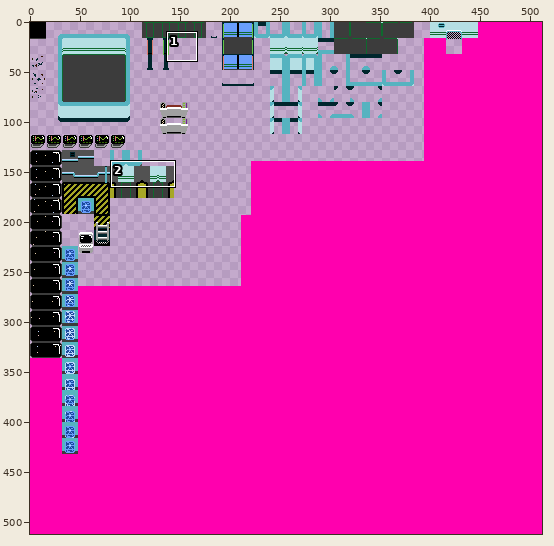
File history of a sprite sheet, Assets/Resources/Sprites/tileset.png. The picture above shows the old version from afar; the outline marks the close-up.
Close-up. Before:
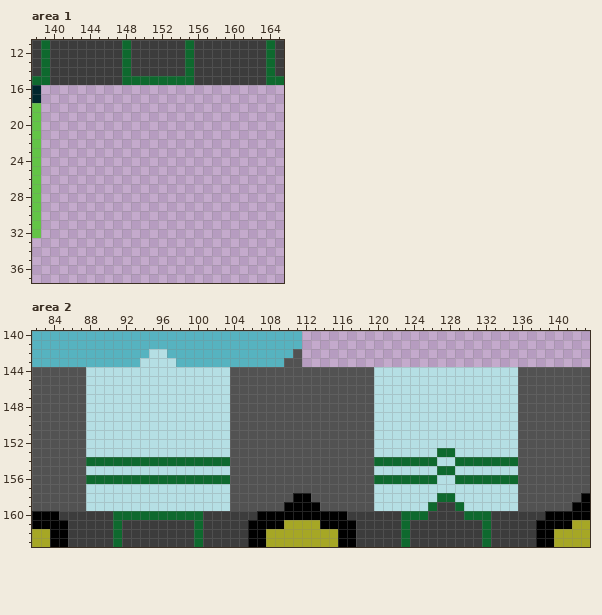
The file is 512x512 pixels. Shown: area 1: x 138..165, y 11..37; area 2: x 82..143, y 140..163.
And afterwards:
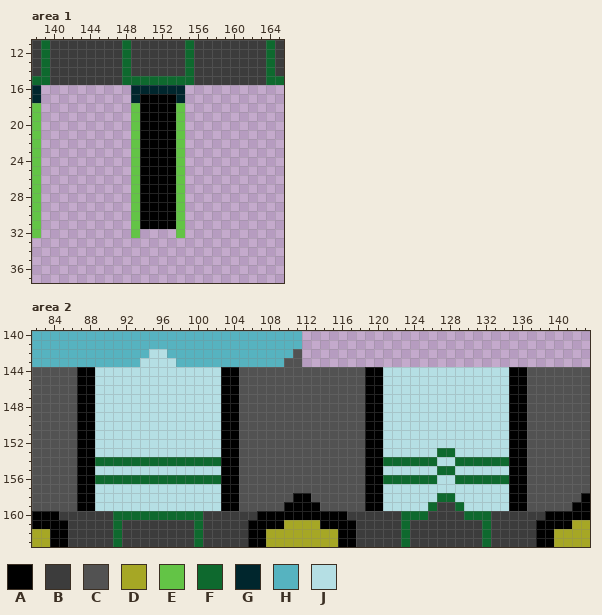
Palette (. is transparent): A #000000  B #3c3c3c  C #525252  D #a6a725  E #63c446  F #0e692e  G #00262d  H #56b3c0  J #b5dfe4
Commit: Update tileset.png Fixed missing door tile
Difference:
--- area 1
@@ x 147..156 @@
 15 BFFFFFFFFB
-16 ..........
-17 ..........
-18 ..........
-19 ..........
-20 ..........
-21 ..........
-22 ..........
-23 ..........
-24 ..........
-25 ..........
-26 ..........
-27 ..........
-28 ..........
-29 ..........
-30 ..........
-31 ..........
-32 ..........
+16 ..GGGGGG..
+17 ..GAAAAG..
+18 ..EAAAAE..
+19 ..EAAAAE..
+20 ..EAAAAE..
+21 ..EAAAAE..
+22 ..EAAAAE..
+23 ..EAAAAE..
+24 ..EAAAAE..
+25 ..EAAAAE..
+26 ..EAAAAE..
+27 ..EAAAAE..
+28 ..EAAAAE..
+29 ..EAAAAE..
+30 ..EAAAAE..
+31 ..EAAAAE..
+32 ..E....E..
 33 ..........
--- area 2
@@ x 82..143 @@
 143 HHHHHHHHHHHHJJJJHHHHHHHHHHHHCC................................
-144 CCCCCCJJJJJJJJJJJJJJJJCCCCCCCCCCCCCCCCJJJJJJJJJJJJJJJJCCCCCCCC
-145 CCCCCCJJJJJJJJJJJJJJJJCCCCCCCCCCCCCCCCJJJJJJJJJJJJJJJJCCCCCCCC
-146 CCCCCCJJJJJJJJJJJJJJJJCCCCCCCCCCCCCCCCJJJJJJJJJJJJJJJJCCCCCCCC
-147 CCCCCCJJJJJJJJJJJJJJJJCCCCCCCCCCCCCCCCJJJJJJJJJJJJJJJJCCCCCCCC
-148 CCCCCCJJJJJJJJJJJJJJJJCCCCCCCCCCCCCCCCJJJJJJJJJJJJJJJJCCCCCCCC
-149 CCCCCCJJJJJJJJJJJJJJJJCCCCCCCCCCCCCCCCJJJJJJJJJJJJJJJJCCCCCCCC
-150 CCCCCCJJJJJJJJJJJJJJJJCCCCCCCCCCCCCCCCJJJJJJJJJJJJJJJJCCCCCCCC
-151 CCCCCCJJJJJJJJJJJJJJJJCCCCCCCCCCCCCCCCJJJJJJJJJJJJJJJJCCCCCCCC
-152 CCCCCCJJJJJJJJJJJJJJJJCCCCCCCCCCCCCCCCJJJJJJJJJJJJJJJJCCCCCCCC
-153 CCCCCCJJJJJJJJJJJJJJJJCCCCCCCCCCCCCCCCJJJJJJJFFJJJJJJJCCCCCCCC
-154 CCCCCCFFFFFFFFFFFFFFFFCCCCCCCCCCCCCCCCFFFFFFFJJFFFFFFFCCCCCCCC
-155 CCCCCCJJJJJJJJJJJJJJJJCCCCCCCCCCCCCCCCJJJJJJJFFJJJJJJJCCCCCCCC
-156 CCCCCCFFFFFFFFFFFFFFFFCCCCCCCCCCCCCCCCFFFFFFFJJFFFFFFFCCCCCCCC
-157 CCCCCCJJJJJJJJJJJJJJJJCCCCCCCCCCCCCCCCJJJJJJJJJJJJJJJJCCCCCCCC
-158 CCCCCCJJJJJJJJJJJJJJJJCCCCCCCAACCCCCCCJJJJJJJFFJJJJJJJCCCCCCCA
-159 CCCCCCJJJJJJJJJJJJJJJJCCCCCCAAAACCCCCCJJJJJJFBBFJJJJJJCCCCCCAA
+144 CCCCCAAJJJJJJJJJJJJJJAACCCCCCCCCCCCCCAAJJJJJJJJJJJJJJAACCCCCCC
+145 CCCCCAAJJJJJJJJJJJJJJAACCCCCCCCCCCCCCAAJJJJJJJJJJJJJJAACCCCCCC
+146 CCCCCAAJJJJJJJJJJJJJJAACCCCCCCCCCCCCCAAJJJJJJJJJJJJJJAACCCCCCC
+147 CCCCCAAJJJJJJJJJJJJJJAACCCCCCCCCCCCCCAAJJJJJJJJJJJJJJAACCCCCCC
+148 CCCCCAAJJJJJJJJJJJJJJAACCCCCCCCCCCCCCAAJJJJJJJJJJJJJJAACCCCCCC
+149 CCCCCAAJJJJJJJJJJJJJJAACCCCCCCCCCCCCCAAJJJJJJJJJJJJJJAACCCCCCC
+150 CCCCCAAJJJJJJJJJJJJJJAACCCCCCCCCCCCCCAAJJJJJJJJJJJJJJAACCCCCCC
+151 CCCCCAAJJJJJJJJJJJJJJAACCCCCCCCCCCCCCAAJJJJJJJJJJJJJJAACCCCCCC
+152 CCCCCAAJJJJJJJJJJJJJJAACCCCCCCCCCCCCCAAJJJJJJJJJJJJJJAACCCCCCC
+153 CCCCCAAJJJJJJJJJJJJJJAACCCCCCCCCCCCCCAAJJJJJJFFJJJJJJAACCCCCCC
+154 CCCCCAAFFFFFFFFFFFFFFAACCCCCCCCCCCCCCAAFFFFFFJJFFFFFFAACCCCCCC
+155 CCCCCAAJJJJJJJJJJJJJJAACCCCCCCCCCCCCCAAJJJJJJFFJJJJJJAACCCCCCC
+156 CCCCCAAFFFFFFFFFFFFFFAACCCCCCCCCCCCCCAAFFFFFFJJFFFFFFAACCCCCCC
+157 CCCCCAAJJJJJJJJJJJJJJAACCCCCCCCCCCCCCAAJJJJJJJJJJJJJJAACCCCCCC
+158 CCCCCAAJJJJJJJJJJJJJJAACCCCCCAACCCCCCAAJJJJJJFFJJJJJJAACCCCCCA
+159 CCCCCAAJJJJJJJJJJJJJJAACCCCCAAAACCCCCAAJJJJJFBBFJJJJJAACCCCCAA
 160 AAABBBBBBFFFFFFFFFFBBBBBBAAAAAAAAAABBBBBBFFFBBBBFFFBBBBBBAAAAA
